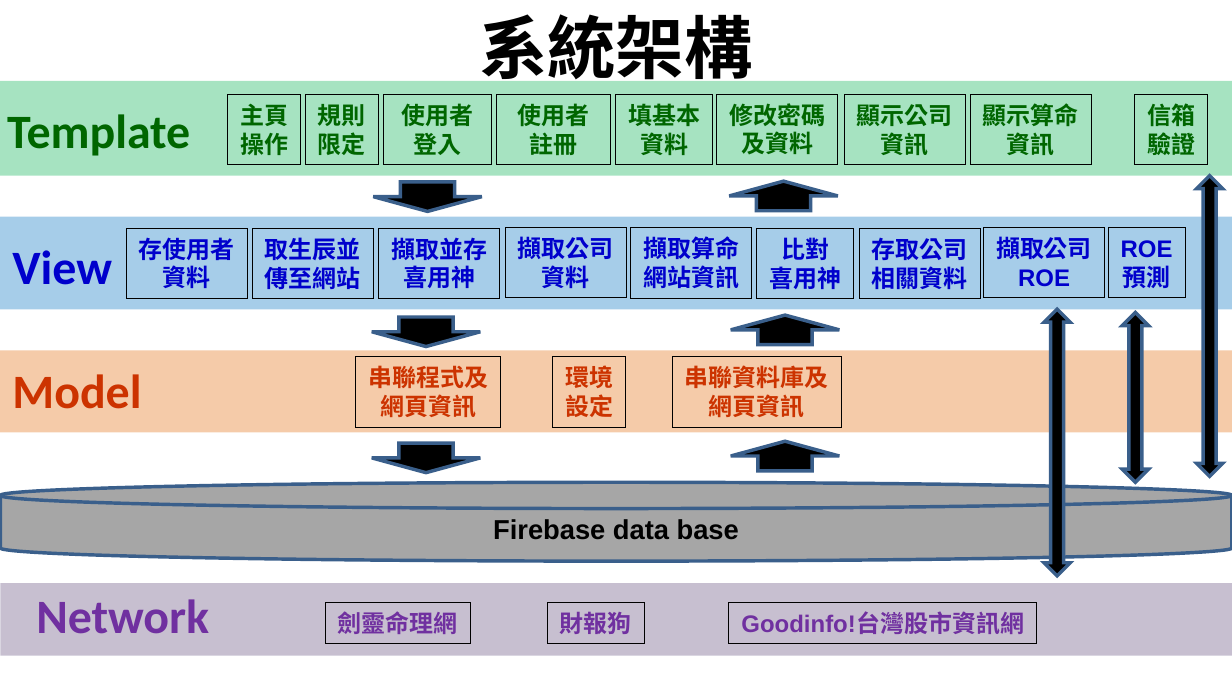
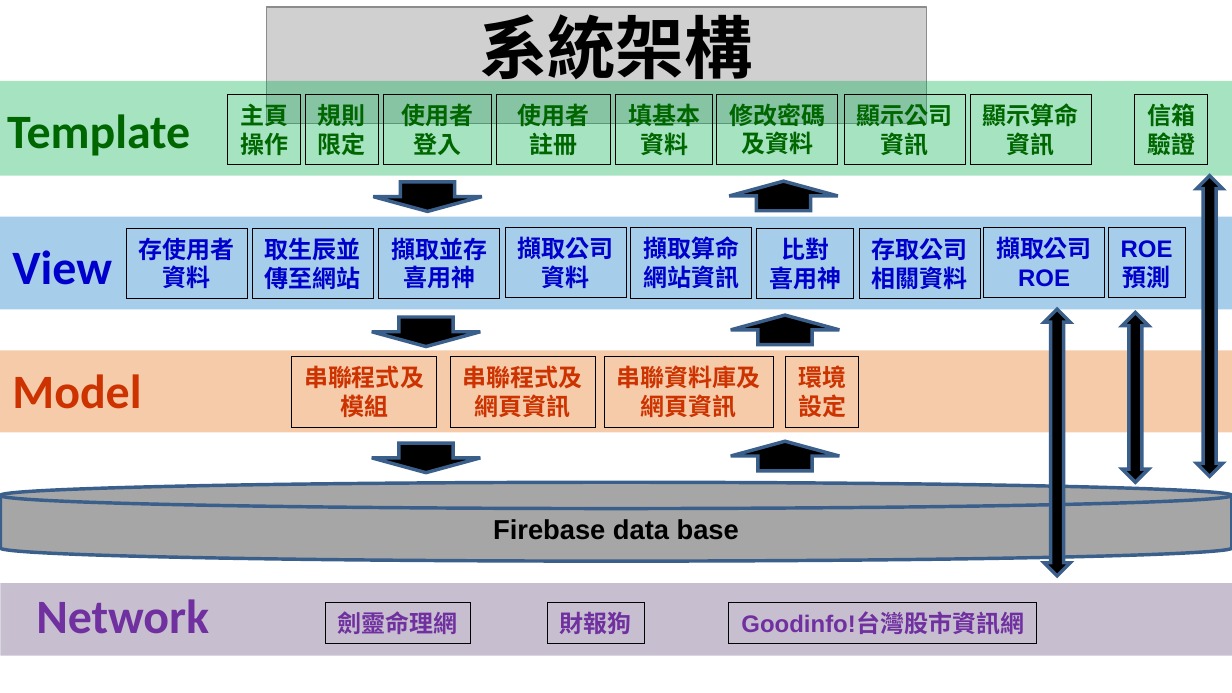
Before and after one commit to PoChiaoLin/nativityAnalysis, a slide deck: slide 4 of 套版 墨竹.pptx. Drawn at 1232x693 pixels with LibreOffice and Linux fonts; fonts in the diff are those of the drawing; grey boxes stand for pictures; background and template pictures are left out. Boxes give left, top, right and bottom in pixels: in the first picture for what was removed or moved away, otherwise in the second. Text is boxed around its words. In the diff, an @@ line names an element or a change of style, - is before the commit and + after.

```diff
--- a/套版 墨竹.pptx
+++ b/套版 墨竹.pptx
@@ picture added at bbox=[267, 7, 926, 123] @@
@@ rectangle added at bbox=[292, 357, 437, 428], outline #000000 0 pt, 14 pt, text #CC3300, bold @@
+串聯程式及
+模組
@@ rectangle "串聯程式及": place and size @@
-rectangle "串聯程式及" at bbox=[356, 357, 501, 428]
+rectangle "串聯程式及" at bbox=[451, 357, 596, 428]
@@ rectangle "串聯資料庫及": place and size @@
-rectangle "串聯資料庫及" at bbox=[671, 357, 841, 428]
+rectangle "串聯資料庫及" at bbox=[604, 357, 774, 428]
@@ rectangle "環境": place and size @@
-rectangle "環境" at bbox=[553, 357, 626, 428]
+rectangle "環境" at bbox=[786, 357, 859, 428]
```
Also in this commit, not shown: 8 other slides changed, 3 slides added, 1 slide removed.
